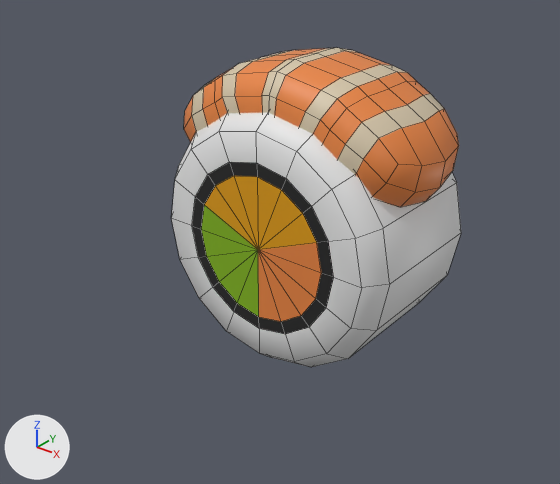
A saved change to the Blender file public/Food/Blends/Food_SalmonRoll.blend.
The view is the same before and after, from a camera (50 mm lens) standing at (0.706, -0.972, 0.54) and looking at (-0.025, -0.058, -0.026). The lights are fixed; the arrows at lower left show +X, +Y and +Z. Mesh edges are drawn as thin lines.

In view in the first picture: 'Food_SalmonRoll'.
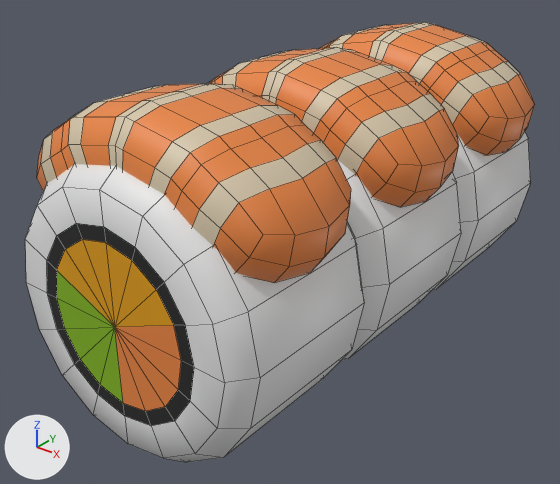
The newer file is also turned or shifted as a whole; pictures and numbers use the older file's frame.

Pixel boxes (x1, y1, x2, y2) of what changed, in the pictures (560 x 484 px):
'Food_SalmonRoll.001', added
    after: (25, 84, 364, 462)
'Food_SalmonRoll.002', added
    after: (319, 22, 535, 290)

The change, as a list of edits to the scene's bpy script:
```text
Add img_sushi_atlas_png_002:
    img_sushi_atlas_png_002 = load_image('Sushi_Atlas.png.002', '_unpacked/Sushi_Atlas.png', 512, 512, 'sRGB')
Add img_sushi_atlas_png_001:
    img_sushi_atlas_png_001 = load_image('Sushi_Atlas.png.001', '_unpacked/Sushi_Atlas.png', 512, 512, 'sRGB')
Add mat_atlas_002:
    mat_atlas_002 = principled_material('Atlas.002')
    mat_atlas_002.texture = img_sushi_atlas_png_002
Add mat_atlas_001:
    mat_atlas_001 = principled_material('Atlas.001')
    mat_atlas_001.texture = img_sushi_atlas_png_001
Add me_cylinder_002:
    me_cylinder_002.from_pydata(...)  # 388 vertices, 400 faces; spans x -0.233..0.233, y -0.144..0.144, z -0.219..0.281
    me_cylinder_002.polygons.foreach_set('use_smooth', [True] * 400)
    me_cylinder_002.materials.append(mat_atlas_002)  # picture img_sushi_atlas_png_002
Add me_cylinder_001:
    me_cylinder_001.from_pydata(...)  # 388 vertices, 400 faces; spans x -0.233..0.233, y -0.144..0.144, z -0.219..0.281
    me_cylinder_001.polygons.foreach_set('use_smooth', [True] * 400)
    me_cylinder_001.materials.append(mat_atlas_001)  # picture img_sushi_atlas_png_001
Add ob_food_salmonroll_002:
    ob_food_salmonroll_002 = bpy.data.objects.new('Food_SalmonRoll.002', me_cylinder_002)
    ob_food_salmonroll_002.location = (0.0, 0.285, 0.0)
Add ob_food_salmonroll_001:
    ob_food_salmonroll_001 = bpy.data.objects.new('Food_SalmonRoll.001', me_cylinder_001)
    ob_food_salmonroll_001.location = (0.0, -0.289, 0.0)
```
